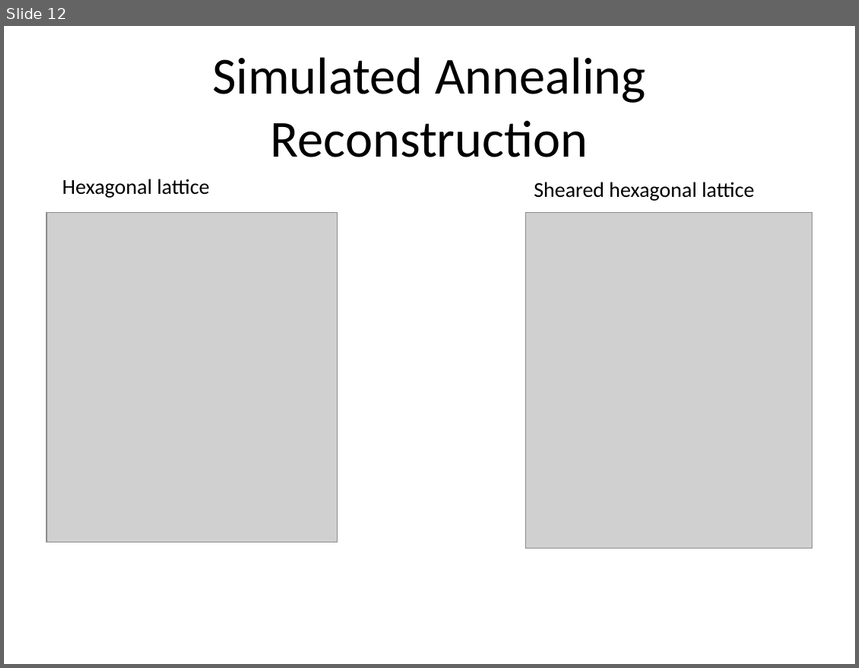
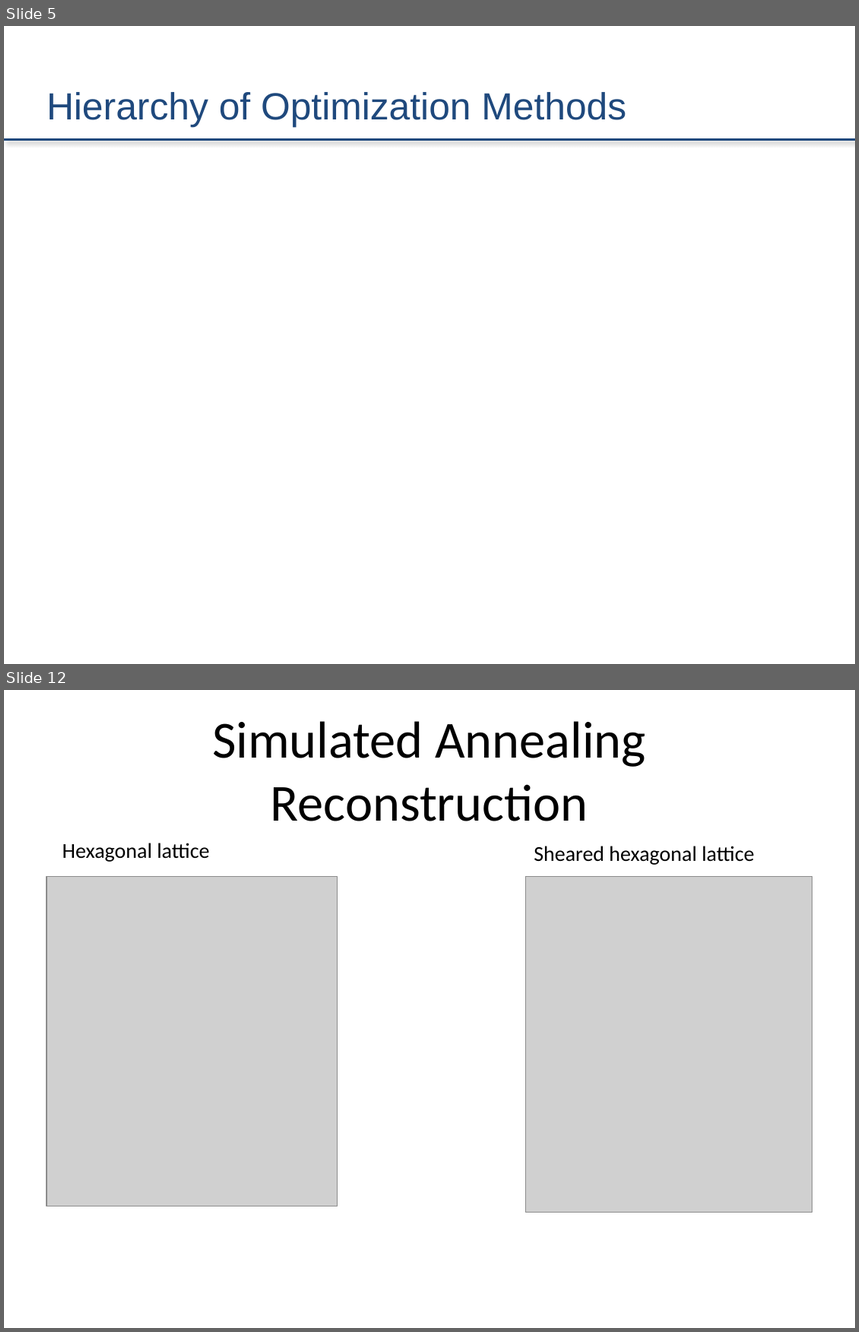
Before and after one commit to zestrada/atomicscalesimulationgroup2, a slide deck: Presentation/FinalPresentation.pptx. Shown one above the other, each under a label of ours: slide 12 before the commit, slides 5 and 12 after it; the slides between them are not shown. The pictures are 859x668 and 859x1332 pixels, drawn with LibreOffice and Linux fonts; fonts in the diff are those of the drawing; grey boxes stand for pictures. Boxes give left, top, right and bottom in pixels: in the first picture for what was removed or moved away, otherwise in the second. Text is boxed around its words. In the diff, an @@ line names an element or a change of style, - is before the commit and + after.

```diff
--- a/Presentation/FinalPresentation.pptx
+++ b/Presentation/FinalPresentation.pptx
@@ slide 5 added at box(4, 26, 855, 664), background #FFFFFF @@
@@ title added at box(47, 92, 626, 127), 32 pt, text #1F497D @@
+Hierarchy of Optimization Methods
@@ line added from (4, 139) to (855, 139), #1F497D 2.25 pt @@
```
Also in this commit, not shown: 7 slides changed, 3 other slides added, 5 slides removed.
